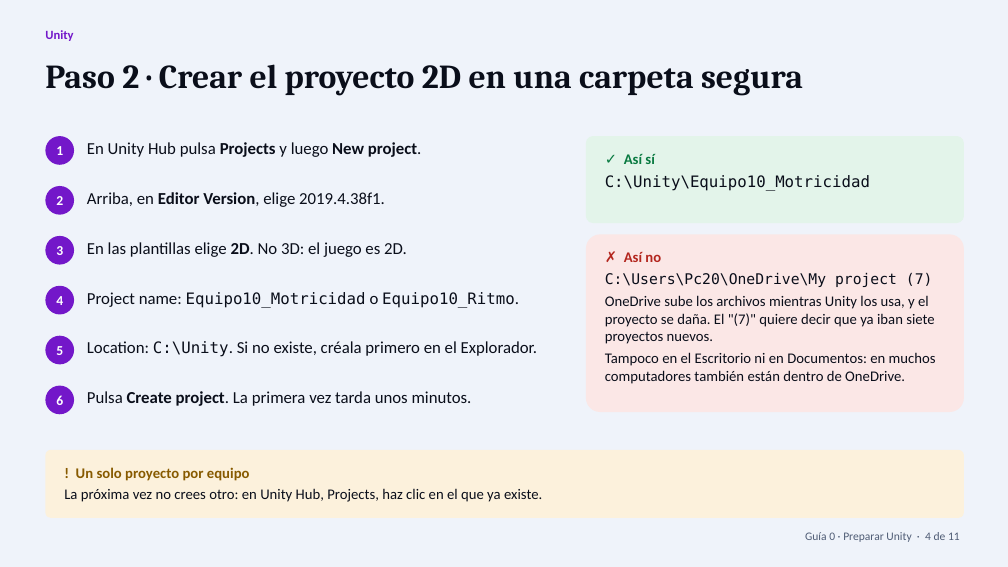
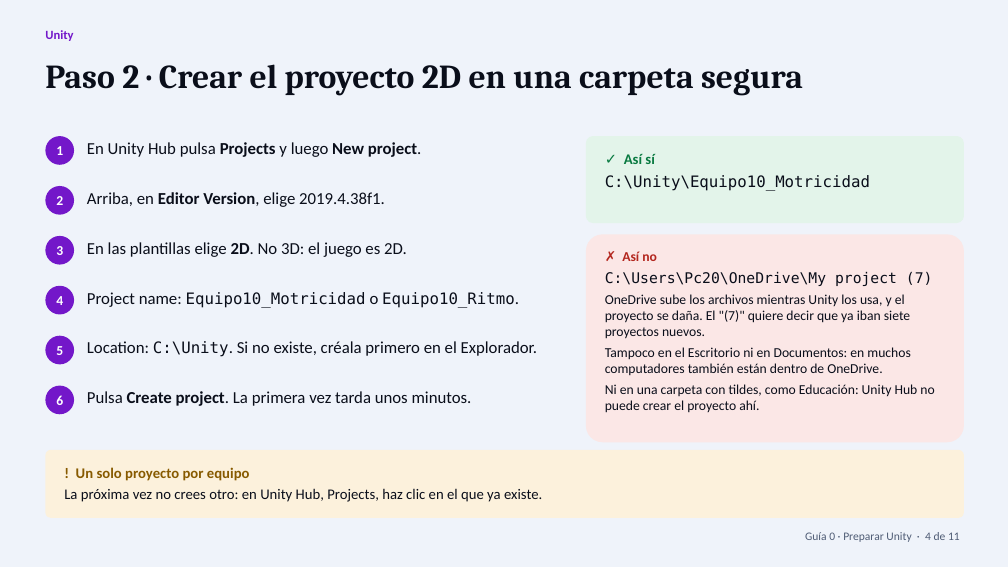
Before and after one commit to profenapaipa/semillero_tecnologia_con_sentido, a slide deck: slide 4 of docs/descargas/unity/Guia0_Preparar_Unity.pptx. Drawn at 1008x567 pixels with LibreOffice and Linux fonts; fonts in the diff are those of the drawing. Boxes give left, top, right and bottom in pixels: in the first picture for what was removed or moved away, otherwise in the second. Text is boxed around its words. In the diff, an @@ line names an element or a change of style, - is before the commit and + after.

Commit message:
Advierte en la Guia 0 que Unity Hub no crea proyectos en rutas con tilde
AL MONTAR EL PROYECTO DEL DOCENTE
Unity Hub lanzo Unity 2019.4.38f1 para crear el proyecto en una carpeta con
Tecnologia y coordinacion en la ruta, y fallo al extraer la plantilla: Can
not open output file, el sistema no puede encontrar la ruta especificada.
Es el mismo origen del fallo de WebGL: el extractor y el compilador de
Unity 2019.4 no manejan letras con tilde en la ruta.

Como es facil que un estudiante cree su proyecto en una carpeta llamada
Educacion, el paso 2 de la Guia 0 ahora lo dice, en la diapositiva y en la
version web. El proyecto del docente se creo por linea de comandos, sin
plantilla, que si funciona en esa ruta.

La bitacora registra como quedo el proyecto: kit y escenas de los dos juegos
importados, modo 2D, un menu del Editor que prepara Build Settings para cada
juego porque ambos tienen una escena 01_Menu, y la verificacion de que los
152 archivos coinciden con la referencia que paso los bancos de pruebas.

MEDIDO
Las cuatro auditorias pasan, sin fallas. Republicar las guias no cambia nada
en el portal.

```diff
--- a/docs/descargas/unity/Guia0_Preparar_Unity.pptx
+++ b/docs/descargas/unity/Guia0_Preparar_Unity.pptx
@@ rounded rectangle: place and size @@
-rounded rectangle at box(586, 234, 964, 412)
+rounded rectangle at box(586, 234, 964, 442)
@@ text at box(605, 251, 910, 375): size 14 to 13 pt in "✗ Así no", "OneDrive sube los archivos mientras Unity los ...", "Tampoco en el Escritorio ni en Documentos: ..." @@
@@ text at box(605, 384, 934, 413): paragraph added @@
+Ni en una carpeta con tildes, como Educación: Unity Hub no puede crear el proyecto ahí.
```
Also in this commit, not shown: 4 other files.
